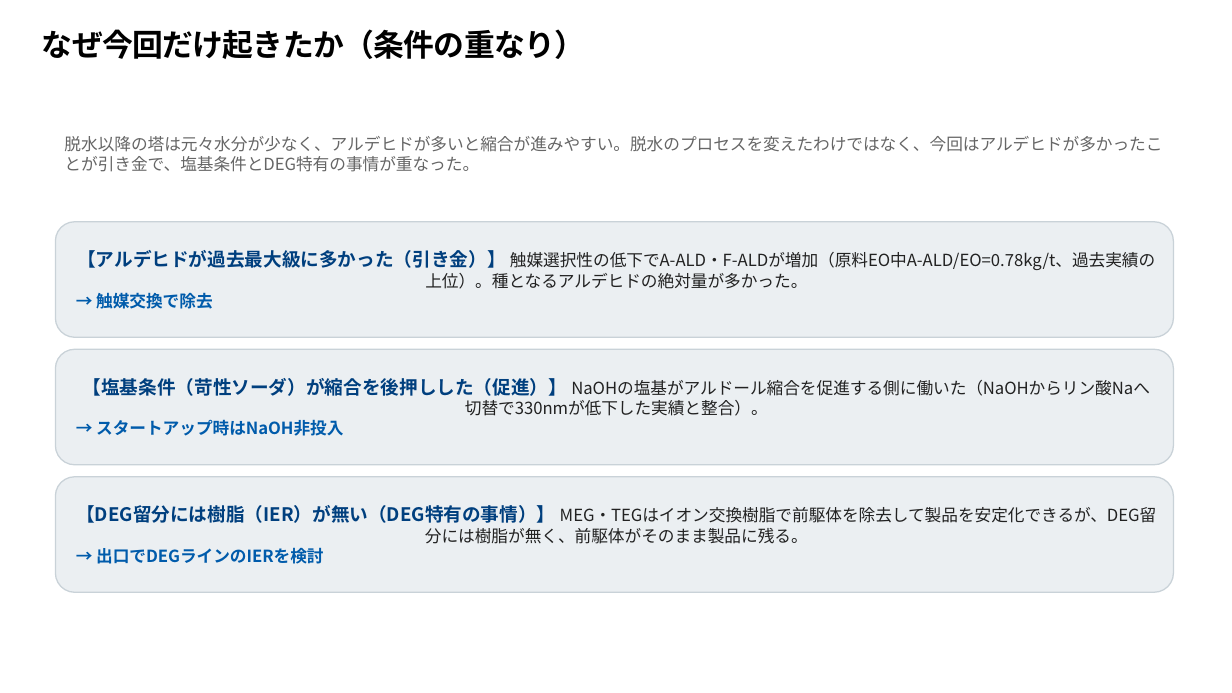
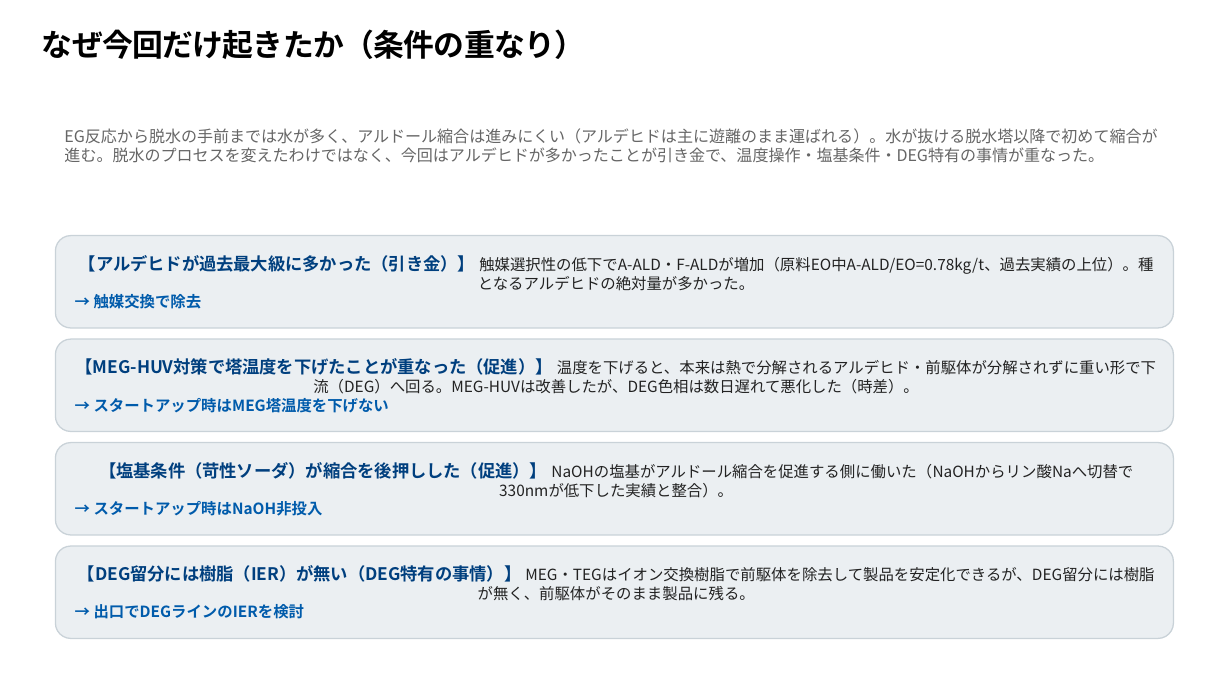
Before and after one commit to hiraoyosa-sys/Base, a slide deck: slide 8 of outputs/製品DEG色相悪化_対策会議.pptx. Drawn at 1232x693 pixels with LibreOffice and Linux fonts; fonts in the diff are those of the drawing. Boxes give left, top, right and bottom in pixels: in the first picture for what was removed or moved away, otherwise in the second. Text is boxed around its words. In the diff, an @@ line names an element or a change of style, - is before the commit and + after.

```diff
--- a/outputs/製品DEG色相悪化_対策会議.pptx
+++ b/outputs/製品DEG色相悪化_対策会議.pptx
@@ text at [64,128,1157,163]: text changed; size 13 to 12.5 pt @@
-脱水以降の塔は元々水分が少なく、アルデヒドが多いと縮合が進みやすい。脱水のプロセスを変えたわけではなく、今回はアルデヒドが多かったことが引き金で、塩基条件とDEG特有の事情が重なった。
+EG反応から脱水の手前までは水が多く、アルドール縮合は進みにくい（アルデヒドは主に遊離のまま運ばれる）。水が抜ける脱水塔以降で初めて縮合が進む。脱水のプロセスを変えたわけではなく、今回はアルデヒドが多かったことが引き金で、温度操作・塩基条件・DEG特有の事情が重なった。
@@ rounded rectangle "【アルデヒドが過去最大級に多かった（引き金）】 触媒選択性の低下でA-ALD・F-ALDが増加（原料EO中A-ALD/E ...": place and size @@
-rounded rectangle "【アルデヒドが過去最大級に多かった（引き金）】 触媒選択性の低下でA-ALD・F-ALDが増加（原料EO中A-ALD/E ..." at [55,222,1174,337]
+rounded rectangle "【アルデヒドが過去最大級に多かった（引き金）】 触媒選択性の低下でA-ALD・F-ALDが増加（原料EO中A-ALD/E ..." at [55,236,1174,328]
@@ rounded rectangle "【アルデヒドが過去最大級に多かった（引き金）】 触媒選択性の低下でA-ALD・F-ALDが増加（原料EO中A-ALD/E ..." at [55,236,1174,328]: size 14.5 to 13.5 pt in "【アルデヒドが過去最大級に多かった（引き金）】"; size 13 to 12 pt in "触媒選択性の低下でA-ALD・F-ALDが増加（原料EO中A-ALD/EO=0.78kg/t、過去実績の上位）。種となる ...", "→ 触媒交換で除去" @@
@@ rounded rectangle added at [55,339,1174,432], fill #EBEFF2, outline #C9D2D8 1 pt, 12 pt, text #222222 @@
+【MEG-HUV対策で塔温度を下げたことが重なった（促進）】 温度を下げると、本来は熱で分解されるアルデヒド・前駆体が分解されずに重い形で下流（DEG）へ回る。MEG-HUVは改善したが、DEG色相は数日遅れて悪化した（時差）。
+→ スタートアップ時はMEG塔温度を下げない
@@ rounded rectangle "【塩基条件（苛性ソーダ）が縮合を後押しした（促進）】 NaOHの塩基がアルドール縮合を促進する側に働いた（NaOHからリ ...": place and size @@
-rounded rectangle "【塩基条件（苛性ソーダ）が縮合を後押しした（促進）】 NaOHの塩基がアルドール縮合を促進する側に働いた（NaOHからリ ..." at [55,349,1174,465]
+rounded rectangle "【塩基条件（苛性ソーダ）が縮合を後押しした（促進）】 NaOHの塩基がアルドール縮合を促進する側に働いた（NaOHからリ ..." at [55,443,1174,535]
@@ rounded rectangle "【塩基条件（苛性ソーダ）が縮合を後押しした（促進）】 NaOHの塩基がアルドール縮合を促進する側に働いた（NaOHからリ ..." at [55,443,1174,535]: size 14.5 to 13.5 pt in "【塩基条件（苛性ソーダ）が縮合を後押しした（促進）】"; size 13 to 12 pt in "NaOHの塩基がアルドール縮合を促進する側に働いた（NaOHからリン酸Naへ切替で330nmが低下した実績と整合）。", "→ スタートアップ時はNaOH非投入" @@
@@ rounded rectangle "【DEG留分には樹脂（IER）が無い（DEG特有の事情）】 MEG・TEGはイオン交換樹脂で前駆体を除去して製品を安定化 ...": place and size @@
-rounded rectangle "【DEG留分には樹脂（IER）が無い（DEG特有の事情）】 MEG・TEGはイオン交換樹脂で前駆体を除去して製品を安定化 ..." at [55,477,1174,592]
+rounded rectangle "【DEG留分には樹脂（IER）が無い（DEG特有の事情）】 MEG・TEGはイオン交換樹脂で前駆体を除去して製品を安定化 ..." at [55,546,1174,639]
@@ rounded rectangle "【DEG留分には樹脂（IER）が無い（DEG特有の事情）】 MEG・TEGはイオン交換樹脂で前駆体を除去して製品を安定化 ..." at [55,546,1174,639]: size 14.5 to 13.5 pt in "【DEG留分には樹脂（IER）が無い（DEG特有の事情）】"; size 13 to 12 pt in "MEG・TEGはイオン交換樹脂で前駆体を除去して製品を安定化できるが、DEG留分には樹脂が無く、前駆体がそのまま製品に残 ...", "→ 出口でDEGラインのIERを検討" @@
```
Also in this commit, not shown: 2 other slides changed, 1 slide added, 6 other files.
